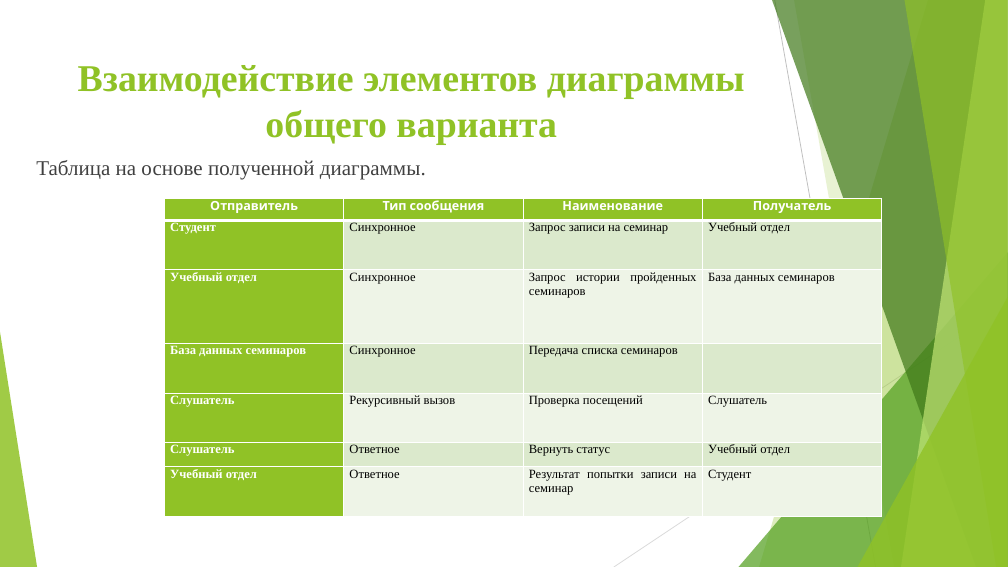
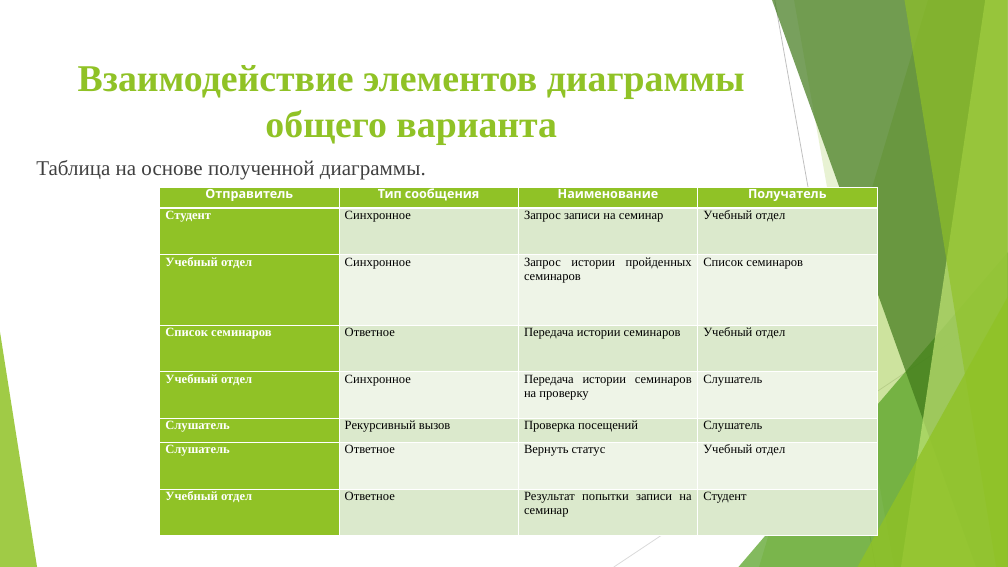
Before and after one commit to Shumila71/homeworks, a slide deck: slide 3 of АКМС/AKMS_4.pptx. Drawn at 1008x567 pixels with LibreOffice and Linux fonts; fonts in the diff are those of the drawing. Boxes give left, top, right and bottom in pixels: in the first picture for what was removed or moved away, otherwise in the second. Text is boxed around its words. In the diff, an @@ line names an element or a change of style, - is before the commit and + after.

```diff
--- a/АКМС/AKMS_4.pptx
+++ b/АКМС/AKMS_4.pptx
@@ table at box(160, 188, 876, 536) @@
-row 3: Учебный отдел | Синхронное | Запрос истории пройденных семинаров | База данных семинаров
-row 4: База данных семинаров | Синхронное | Передача списка семинаров | 
+row 3: Учебный отдел | Синхронное | Запрос истории пройденных семинаров | Список семинаров
+row 4: Список семинаров | Ответное | Передача истории семинаров | Учебный отдел
+row 5: Учебный отдел | Синхронное | Передача истории семинаров на проверку | Слушатель
@@ table: place and size @@
-table at box(165, 199, 882, 516)
+table at box(160, 188, 876, 536)
```
Also in this commit, not shown: 4 other slides changed, 3 other files.
